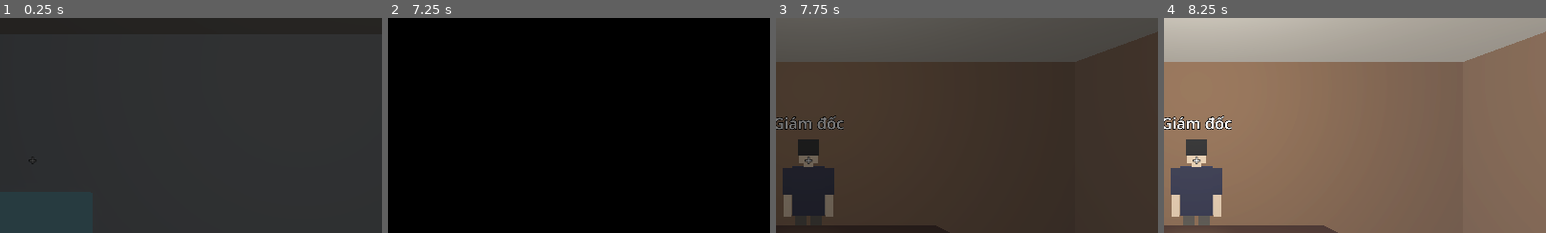
Above: before the commit, frames 1-4 (left to right).
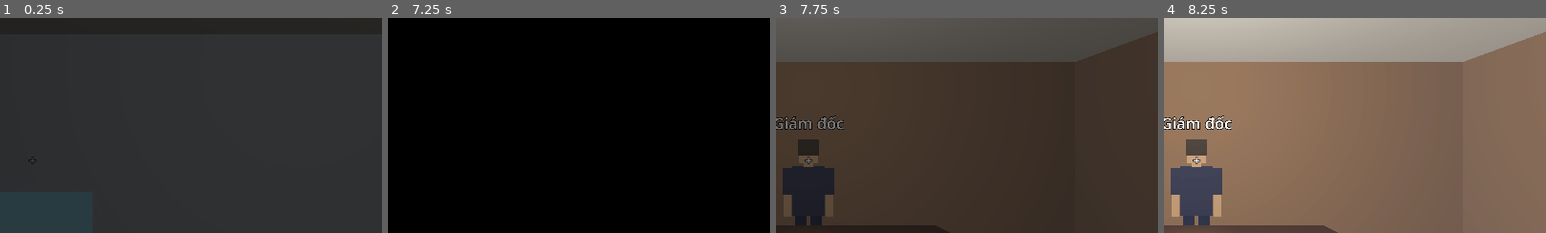
Above: after the commit, the same moments.

Repository: PhungCongTuyen/gialaptrano
Game: Godot game, scene res://scenes/main.tscn
Two runs of this game, one before a commit and one after it. Both use one fixed random seed, a clock stepped at 60 frames per second and the inputs below.
Inputs (mouse positions are % of the whole screen's width and height, from its top left):
- Up to frame 1 (0.25 s): no input
- Up to frame 2 (7.25 s): tap Enter at 0.5, 0.6, 5.75 s; move the mouse to (72, 45) at 0.52 s; hold D 0.53-1.25 s; click (72, 45) at 0.67 s; tap Space at 0.77, 4.25, 4.52 s; drag from (30, 55) to (45, 70) at 1.27 s; click "1. Chơi mới" at 2 s; move the mouse to (52, 48) at 2.77 s; hold W 2.78-3.5 s; tap V at 2.85 s; drag from (45, 70) to (20, 35) at 3.52 s; move the mouse to (80, 65) at 4.27 s; hold A 4.28-5 s; tap 1 at 4.35 s; click "1. Lên gặp giám đốc luôn" at 5 s; drag from (20, 35) to (35, 25) at 5.77 s; click "1. Tiếp tục" at 6.5 s
- Up to frame 3 (7.75 s): move the mouse to (55, 50) at 7.27 s; hold S from 7.28 s (still down); tap F at 7.35 s; click (55, 50) at 7.42 s
- Up to frame 4 (8.25 s): release S at 8 s; drag from (35, 25) to (30, 55) at 8.02 s
The pictures show only the part of the screen within x 46-96%, y 17-67%; the shares and areas given below are measured in that part.

Frames 1-2 are identical in both runs. In frame 3, 0.6% of the frame differs, in the area x 2-15%, y 64-93%; in frame 4, 0.9%, in the area x 2-15%, y 64-97%.

Commit message:
Thêm model bàn ghế nhựa vỉa hè dựng bằng Blender
- models/ban_ghe: ghế đẩu nhựa (đỏ, xanh dương, xanh lá) và bàn nhựa vuông, .glb + file .blend gốc
- town.gd: build_stools dùng model glb, xoay/đặt ngẫu nhiên; thiếu file thì quay về khối đơn giản

Co-Authored-By: Claude Opus 5.5 <noreply@anthropic.com>
Claude-Session: https://claude.ai/code/session_01MPYPNJEDBqguDdfXDT6hwg

Diff:
--- a/scripts/town.gd
+++ b/scripts/town.gd
@@ -398,7 +398,25 @@
 	r.add_child(b)
 
 
+const STOOL_MODELS: Array = ["res://models/ban_ghe/ghe_nhua_do.glb", "res://models/ban_ghe/ghe_nhua_xanh.glb", "res://models/ban_ghe/ghe_nhua_xanh_la.glb"]
+const TABLE_MODEL: String = "res://models/ban_ghe/ban_nhua.glb"
+
+
+func _place_model(parent: Node3D, path: String, pos: Vector3, yaw: float) -> bool:
+	if not ResourceLoader.exists(path):
+		return false
+	var ps: PackedScene = load(path)
+	if ps == null:
+		return false
+	var n: Node3D = ps.instantiate()
+	n.position = pos
+	n.rotation = Vector3(0, yaw, 0)
+	parent.add_child(n)
+	return true
+
+
 func build_stools(center: Vector3, yaw: float) -> void:
+	# Bộ bàn ghế nhựa vỉa hè: dùng model Blender (models/ban_ghe), thiếu file thì dựng khối đơn giản.
 	var r: Node3D = Node3D.new()
 	r.position = center
 	r.rotation = Vector3(0, yaw, 0)
@@ -406,17 +424,20 @@
 	var cols: Array = [Color(0.85, 0.15, 0.15), Color(0.15, 0.35, 0.8), Color(0.95, 0.75, 0.1)]
 	for t in 2:
 		var tx: float = -1.2 + float(t) * 2.4
-		var tc: Color = cols[rng.randi_range(0, 2)]
-		deco(r, Vector3(0.7, 0.04, 0.7), Vector3(tx, 0.5, 0), mat(tc, 0.5))
-		for lx in [-0.3, 0.3]:
-			for lz in [-0.3, 0.3]:
-				deco(r, Vector3(0.04, 0.5, 0.04), Vector3(tx + lx, 0.25, lz), mat(tc, 0.5))
+		if not _place_model(r, TABLE_MODEL, Vector3(tx, 0, 0), rng.randf_range(-0.15, 0.15)):
+			var tc: Color = cols[rng.randi_range(0, 2)]
+			deco(r, Vector3(0.7, 0.04, 0.7), Vector3(tx, 0.5, 0), mat(tc, 0.5))
+			for lx in [-0.3, 0.3]:
+				for lz in [-0.3, 0.3]:
+					deco(r, Vector3(0.04, 0.5, 0.04), Vector3(tx + lx, 0.25, lz), mat(tc, 0.5))
 		for s in 4:
-			var ang: float = float(s) * PI / 2.0 + 0.3
-			var sp: Vector3 = Vector3(tx + cos(ang) * 0.65, 0, sin(ang) * 0.65)
-			var sc: Color = cols[rng.randi_range(0, 2)]
-			deco(r, Vector3(0.32, 0.04, 0.32), sp + Vector3(0, 0.3, 0), mat(sc, 0.5))
-			cyl(r, 0.14, 0.17, 0.28, sp + Vector3(0, 0.14, 0), mat(sc, 0.5))
+			var ang: float = float(s) * PI / 2.0 + 0.3 + rng.randf_range(-0.25, 0.25)
+			var dist: float = rng.randf_range(0.5, 0.62)
+			var sp: Vector3 = Vector3(tx + cos(ang) * dist, 0, sin(ang) * dist)
+			if not _place_model(r, STOOL_MODELS[rng.randi_range(0, 2)], sp, rng.randf_range(0.0, TAU)):
+				var sc: Color = cols[rng.randi_range(0, 2)]
+				deco(r, Vector3(0.32, 0.04, 0.32), sp + Vector3(0, 0.3, 0), mat(sc, 0.5))
+				cyl(r, 0.14, 0.17, 0.28, sp + Vector3(0, 0.14, 0), mat(sc, 0.5))
 
 
 func build_tree(pos: Vector3) -> void:
Binary file added: docs/anh_chup/6_ban_ghe_nhua.png
Binary file added: models/ban_ghe/ban_nhua.glb
Not shown, added: models/ban_ghe/ban_nhua.glb.import
Binary file added: models/ban_ghe/ghe_nhua_do.glb
Not shown, added: models/ban_ghe/ghe_nhua_do.glb.import
Binary file added: models/ban_ghe/ghe_nhua_xanh.glb
Not shown, added: models/ban_ghe/ghe_nhua_xanh.glb.import
Binary file added: models/ban_ghe/ghe_nhua_xanh_la.glb
Not shown, added: models/ban_ghe/ghe_nhua_xanh_la.glb.import
Binary file added: models/ban_ghe/preview/ban_ghe_nhua.png
Not shown, added: models/ban_ghe/ban_ghe_nhua.blend
